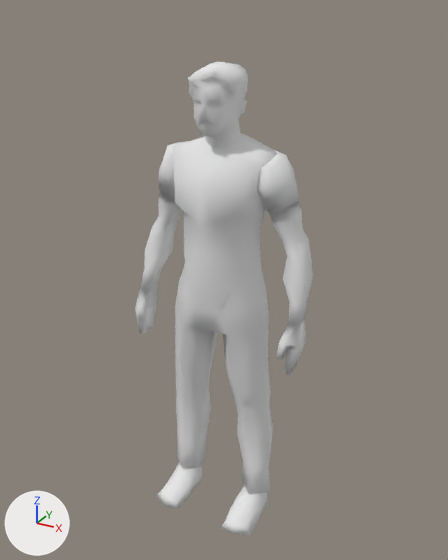
Before and after pictures for a commit that changed the FBX model Assets/3D_Assets/NPC/hero.fbx.
Both versions are drawn from a 50 mm camera at (1.113, -2.004, 2.088) aimed at (0.008, 0.004, 1.084). The axes (+X, +Y, +Z) are drawn at lower left. The lights are the same throughout. Where no turn or scale is listed for an object, it has been applied to the vertices. Vertices at the same position are counted once.

The first picture shows 'male_player'.
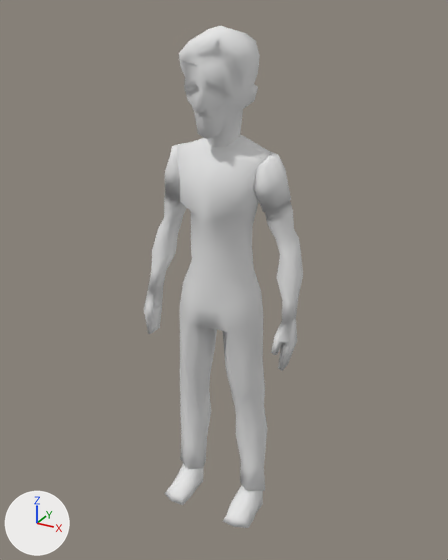
Changed parts and their boxes (x1, y1, x2, y2) in the pictures (448 x 560 px; the box of a moved part takes in the faces that stretch with it):
'male_player', reshaped (11% narrower, 6% taller): before (135, 62, 313, 534); after (144, 26, 303, 528)
part 1 of me_male_player, moved or reshaped: before (221, 487, 268, 534); after (222, 485, 263, 528)
part 2 of me_male_player, moved or reshaped: before (157, 463, 202, 509); after (164, 464, 203, 505)
part 3 of me_male_player, moved or reshaped: before (257, 150, 313, 375); after (253, 151, 303, 371)
part 4 of me_male_player, moved or reshaped: before (135, 141, 189, 334); after (144, 142, 190, 334)
part 5 of me_male_player, moved or reshaped: before (172, 62, 276, 493); after (177, 26, 270, 491)

What the commit changed:
me_male_player is used by ob_male_player; location (-0.001, -0.101, 0.008).
me_male_player had 492 vertices, 562 faces and spanned x -0.37..0.37, y -0.12..0.26, z -0.01..1.91.
me_male_player now has 492 vertices, 562 faces and spans x -0.33..0.34, y -0.09..0.23, z -0.01..2.02.
me_male_player part 1: the loose piece of 29 vertices spanning x 0.11..0.24, y -0.12..0.16, z -0.01..0.1 is scaled about its middle by (0.903, 0.832, 1), then moved by (-0.02, 0.01, 0.0).
me_male_player part 2: the loose piece of 29 vertices spanning x -0.24..-0.11, y -0.12..0.16, z -0.01..0.1 is scaled about its middle by (0.903, 0.832, 1), then moved by (0.02, 0.01, 0.0).
me_male_player part 3: the loose piece of 73 vertices spanning x 0.17..0.37, y -0.04..0.22, z 0.79..1.6 is scaled about its middle by (0.903, 0.832, 1), then moved by (-0.03, 0.0, 0.0).
me_male_player part 4: the loose piece of 73 vertices spanning x -0.37..-0.17, y -0.04..0.22, z 0.79..1.6 is scaled about its middle by (0.903, 0.832, 1), then moved by (0.03, 0.0, 0.0).
me_male_player part 5: 277 of 492 vertices moved; they spanned x -0.25..0.25, y -0.07..0.26, z 0.08..1.91 and now span x -0.23..0.22, y -0.07..0.23, z 0.08..2.02; mean shift (0.0, 0.0, 0.02); largest move (0.0, 0.08, 1.91) -> (0.0, 0.09, 2.02).
